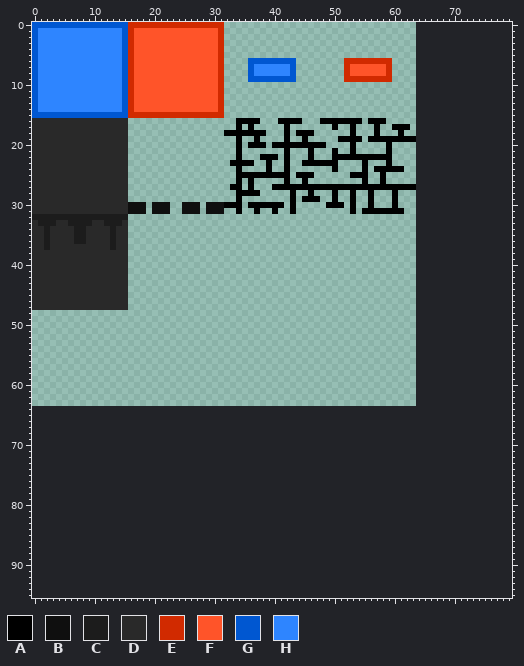
Pixel-art file -- SpriteSheet.aseprite. Above, as it was before the edit.
64x64 pixels, 1 frame. The old version is drawn lined up with the new one, on the new canvas.
Palette (. is transparent): A #000000  B #0f0f0f  C #1c1c1c  D #292929  E #d12a00  F #ff5429  G #0057d1  H #2e85ff
Once edited:
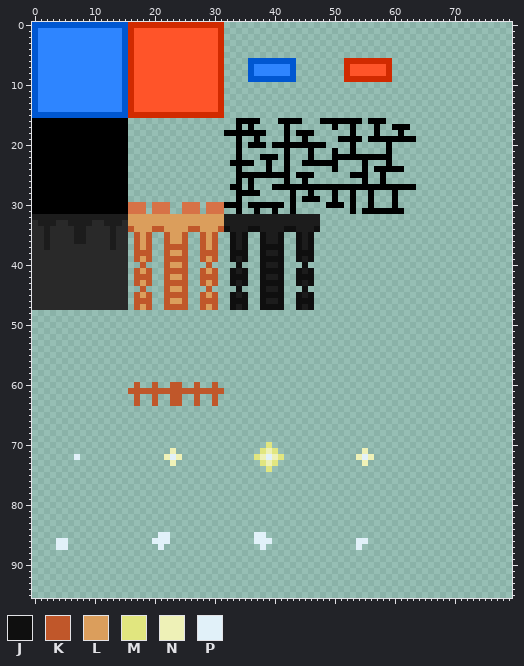
Colours new in this view: J #0f0f0f  K #c0572a  L #db9e5c  M #e1e67f  N #eef1b7  P #e1f1f9
Edits made:
canvas 64x64 -> 80x96
colour B: #0f0f0f -> #d77247
y 16..31: x 0..15 DDDDDDDDDDDDDDDD -> AAAAAAAAAAAAAAAA
y 32..33: x 16..47 ................................ -> LLLLLLLLLLLLLLLLCCCCCCCCCCCCCCCC
y 34: x 16..47 ................................ -> KLLLKKLLLLKKLLLKJCCCJJCCCCJJCCCJ
y 35..36: x 17..19 ... -> KLK; x 22..25 .... -> KLLK; x 28..30 ... -> KLK; x 33..35 ... -> JCJ; x 38..41 .... -> JCCJ; x 44..46 ... -> JCJ
y 37: x 17..19 ... -> KLK; x 22..25 .... -> KKKK; x 28..30 ... -> KLK; x 33..35 ... -> JCJ; x 38..41 .... -> JJJJ; x 44..46 ... -> JCJ
y 38: x 17..19 ... -> KKK; x 22..25 .... -> KLLK; x 28..30 ... -> KKK; x 33..35 ... -> JJJ; x 38..41 .... -> JCCJ; x 44..46 ... -> JJJ
y 39: x 17..19 ... -> KLK; x 22..25 .... -> KKKK; x 28..30 ... -> KLK; x 33..35 ... -> JCJ; x 38..41 .... -> JJJJ; x 44..46 ... -> JCJ
y 40: x 18 . -> K; x 22..25 .... -> KLLK; x 29 . -> K; x 34 . -> J; x 38..41 .... -> JCCJ; x 45 . -> J
y 41: x 17..19 ... -> KLK; x 22..25 .... -> KKKK; x 28..30 ... -> KLK; x 33..35 ... -> JCJ; x 38..41 .... -> JJJJ; x 44..46 ... -> JCJ
y 42: x 17..19 ... -> KKK; x 22..25 .... -> KLLK; x 28..30 ... -> KKK; x 33..35 ... -> JJJ; x 38..41 .... -> JCCJ; x 44..46 ... -> JJJ
y 43: x 17..19 ... -> KLK; x 22..25 .... -> KKKK; x 28..30 ... -> KLK; x 33..35 ... -> JCJ; x 38..41 .... -> JJJJ; x 44..46 ... -> JCJ
y 44: x 18 . -> K; x 22..25 .... -> KLLK; x 29 . -> K; x 34 . -> J; x 38..41 .... -> JCCJ; x 45 . -> J
y 45: x 17..19 ... -> KLK; x 22..25 .... -> KKKK; x 28..30 ... -> KLK; x 33..35 ... -> JCJ; x 38..41 .... -> JJJJ; x 44..46 ... -> JCJ
y 46: x 17..19 ... -> KKK; x 22..25 .... -> KLLK; x 28..30 ... -> KKK; x 33..35 ... -> JJJ; x 38..41 .... -> JCCJ; x 44..46 ... -> JJJ
y 47: x 17..19 ... -> KLK; x 22..25 .... -> KKKK; x 28..30 ... -> KLK; x 33..35 ... -> JCJ; x 38..41 .... -> JJJJ; x 44..46 ... -> JCJ
y 60: x 17 . -> K; x 20 . -> K; x 23..24 .. -> KK; x 27 . -> K; x 30 . -> K
y 61: x 16..31 ................ -> KKKKKKKKKKKKKKKK
y 62..63: x 17 . -> K; x 20 . -> K; x 23..24 .. -> KK; x 27 . -> K; x 30 . -> K
y 70: x 39 . -> M
y 71: x 23 . -> N; x 38..40 ... -> MNM; x 55 . -> N
y 72: x 7 . -> P; x 22..24 ... -> NPN; x 37..41 ..... -> MNPNM; x 54..56 ... -> NPN
y 73: x 23 . -> N; x 38..40 ... -> MNM; x 55 . -> N
y 74: x 39 . -> M
y 85: x 21..22 .. -> PP; x 37..38 .. -> PP
y 86: x 4..5 .. -> PP; x 20..22 ... -> PPP; x 37..39 ... -> PPP; x 54..55 .. -> PP
y 87: x 4..5 .. -> PP; x 21 . -> P; x 38 . -> P; x 54 . -> P
